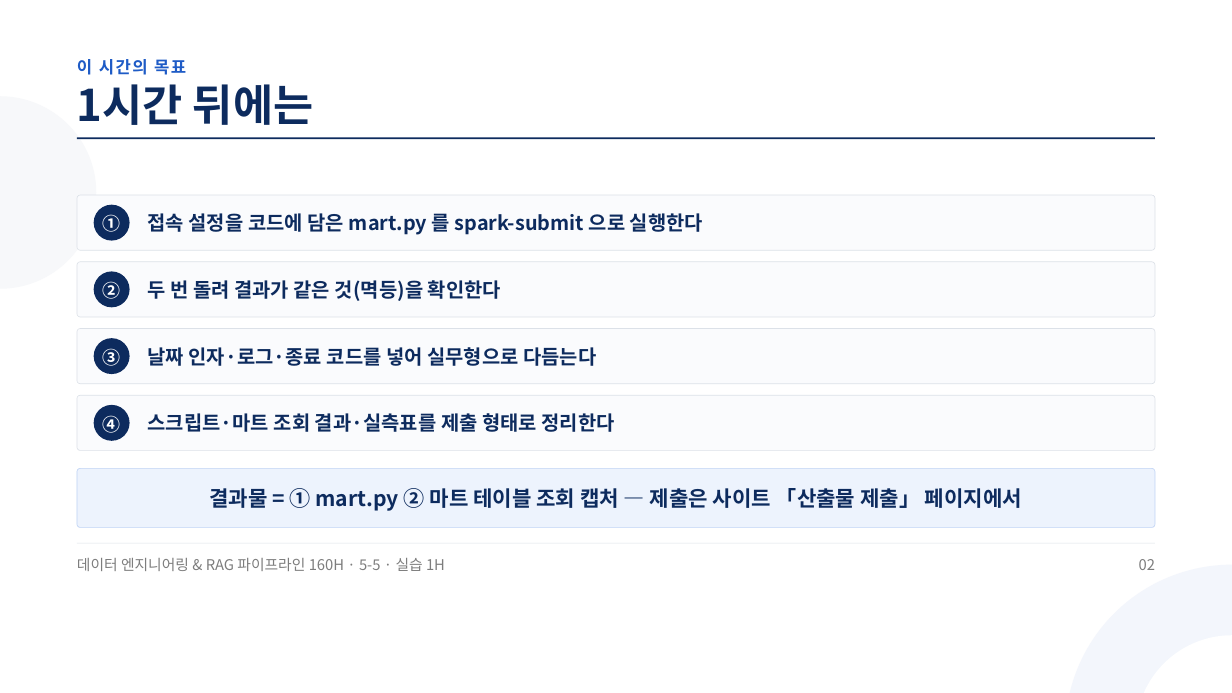
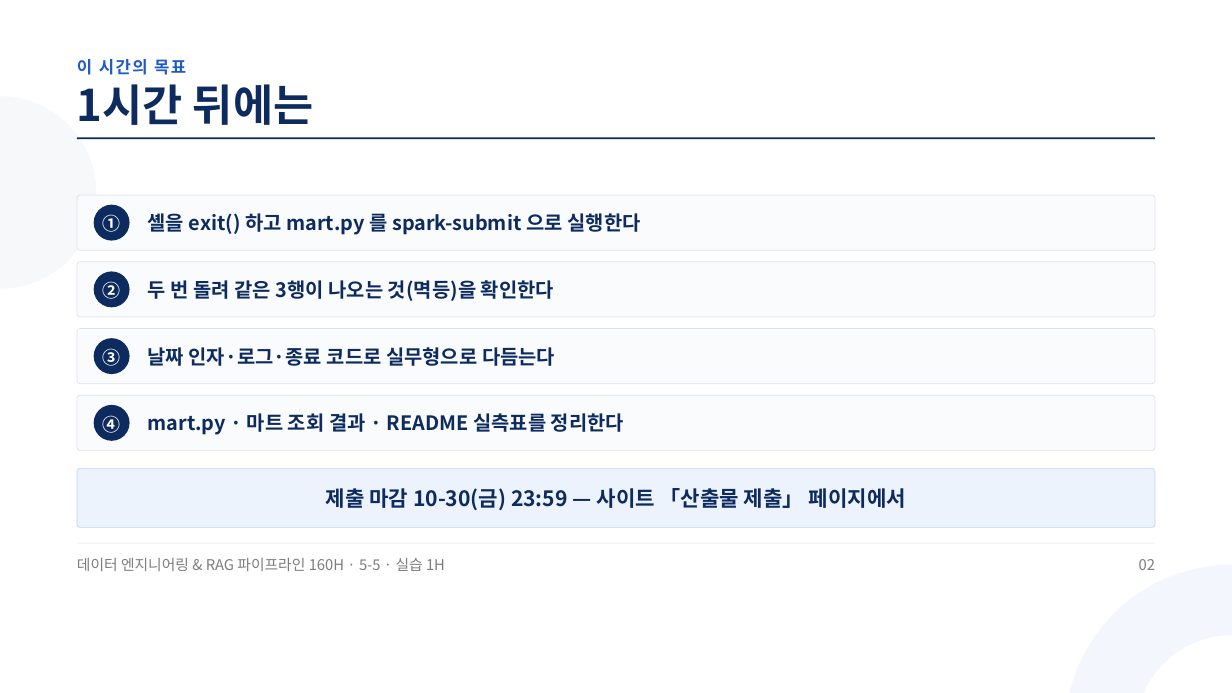
Before and after one commit to aebonlee/materials, a slide deck: slide 2 of data-eng/decks/w5d5s3.pptx. Drawn at 1232x693 pixels with LibreOffice and Linux fonts; fonts in the diff are those of the drawing. Boxes give left, top, right and bottom in pixels: in the first picture for what was removed or moved away, otherwise in the second. Text is boxed around its words. In the diff, an @@ line names an element or a change of style, - is before the commit and + after.

```diff
--- a/data-eng/decks/w5d5s3.pptx
+++ b/data-eng/decks/w5d5s3.pptx
@@ text at [148, 210, 640, 237]: text changed @@
-접속 설정을 코드에 담은 mart.py 를 spark-submit 으로 실행한다
+셸을 exit() 하고 mart.py 를 spark-submit 으로 실행한다
@@ text at [148, 280, 554, 301]: text changed @@
-두 번 돌려 결과가 같은 것(멱등)을 확인한다
+두 번 돌려 같은 3행이 나오는 것(멱등)을 확인한다
@@ text at [148, 347, 555, 366]: text changed @@
-날짜 인자·로그·종료 코드를 넣어 실무형으로 다듬는다
+날짜 인자·로그·종료 코드로 실무형으로 다듬는다
@@ text at [148, 413, 624, 435]: text changed @@
-스크립트·마트 조회 결과·실측표를 제출 형태로 정리한다
+mart.py · 마트 조회 결과 · README 실측표를 정리한다
@@ text at [326, 488, 906, 510]: text changed @@
-결과물 = ① mart.py ② 마트 테이블 조회 캡처 — 제출은 사이트 「산출물 제출」 페이지에서
+제출 마감 10-30(금) 23:59 — 사이트 「산출물 제출」 페이지에서
```
Also in this commit, not shown: 8 other slides changed, 2 slides added, 2 slides removed, 11 other files.
